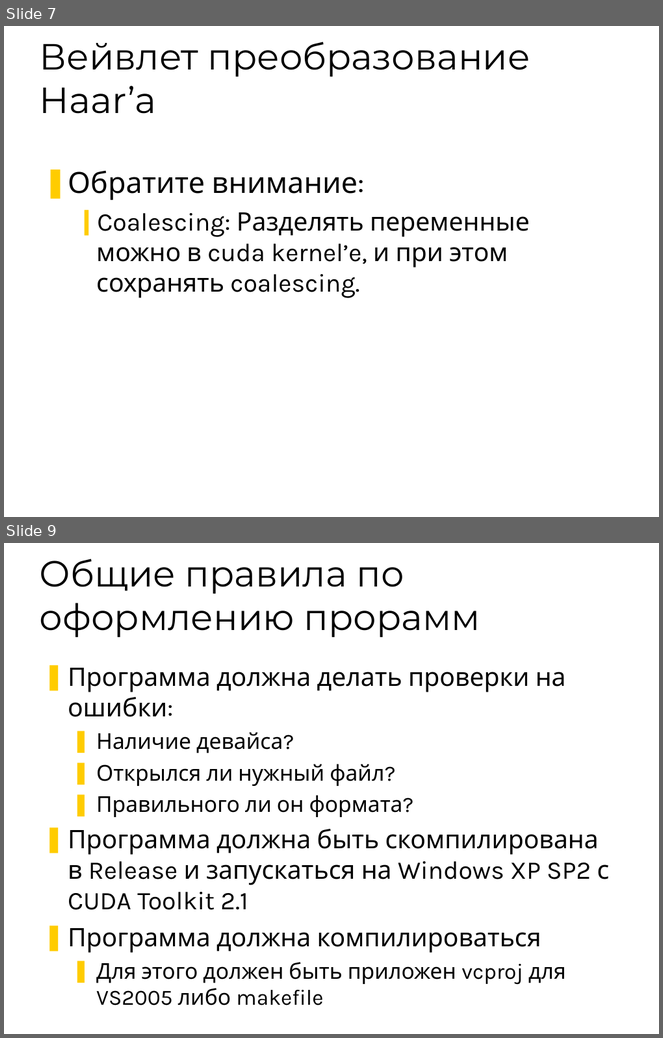
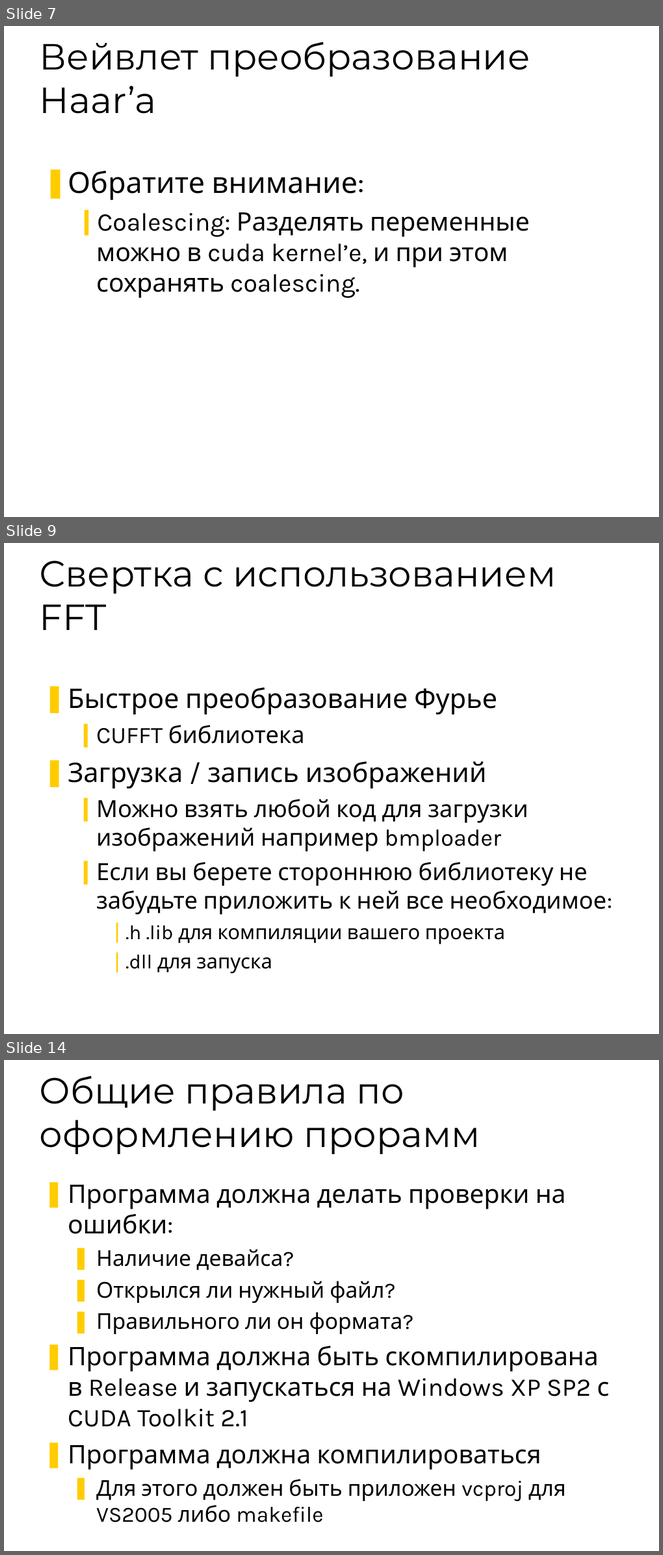
Before and after one commit to 7633/msu-cuda-course, a slide deck: Assignments/2/Assignment - 2.ppt. Shown one above the other, each under a label of ours: slides 7 and 9 before the commit, slides 7, 9 and 14 after it; the slides between them are not shown. The pictures are 663x1038 and 663x1555 pixels, drawn with LibreOffice and Linux fonts; fonts in the diff are those of the drawing; background and template pictures are left out. Boxes give left, top, right and bottom in pixels: in the first picture for what was removed or moved away, otherwise in the second. Text is boxed around its words. In the diff, an @@ line names an element or a change of style, - is before the commit and + after.

```diff
--- a/Assignments/2/Assignment - 2.ppt
+++ b/Assignments/2/Assignment - 2.ppt
@@ slide 9 added at [4,543,659,1034], background #FFFFFF @@
@@ title added at [40,561,556,630], 40 pt, text #000000 @@
+Свертка с использованием FFT
@@ text added at [68,687,607,974], 25.9 pt, text #000000 @@
+❚ Быстрое преобразование Фурье
+  ❙ CUFFT библиотека
+❚ Загрузка / запись изображений
+  ❙ Можно взять любой код для загрузки изображений например bmploader
+  ❙ Если вы берете стороннюю библиотеку не забудьте приложить к ней все необходимое:
+    ❘ .h .lib для компиляции вашего проекта
+    ❘ .dll для запуска
@@ what was slide 9 is now slide 14 @@
```
Also in this commit, not shown: 1 slide changed, 4 other slides added.
